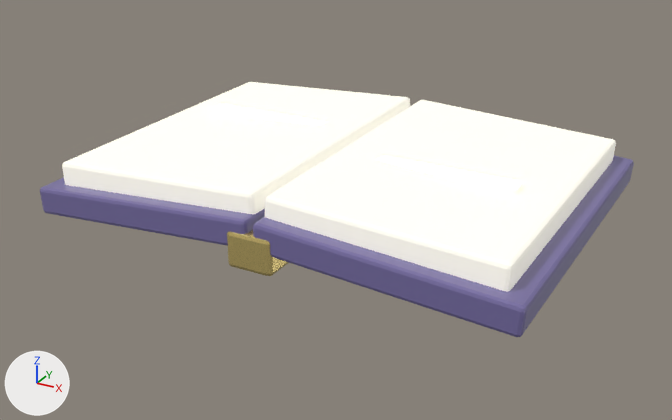
The glTF model assets/models/world5_library/luminous_tome.glb: old version first, new version second.
Camera for both pictures: a camera (50 mm lens) standing at (3.27, -6.14, 2.51) and looking at (-0.05, -0.1, -0.51). Every picture has the same lights, and +X, +Y and +Z are marked at lower left. The first picture is the older version. Vertices at exactly the same position are counted once.

The first picture shows 'CoverL', 'PagesL', 'RuneLineL', 'Spine'.
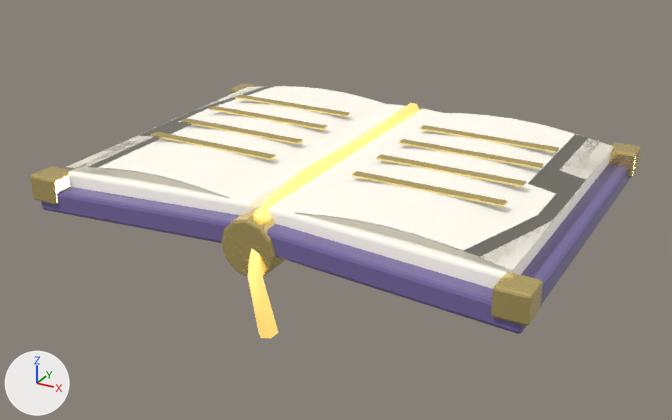
Where the change shows, as pixel boxes [x1, y1, x2, y2] in the pictures (672 x 420 px; the box of a moved part takes in the faces that stretch with it):
'PagesL', recoloured, reshaped, moved, turned: before [62, 82, 616, 291]; after [67, 86, 615, 289]
'CoverL', reshaped, turned: before [40, 156, 634, 337]; after [41, 164, 630, 334]
'CornerGuard_-1.86_-1.34', added: after [30, 83, 641, 326]
'SilkBookmarkRibbon', added: after [248, 103, 419, 338]
'RuneLineL', deleted: before [213, 103, 522, 191]
'Spine', deleted (yellow): before [227, 230, 289, 276]
part 2 of me_pagesl, moved or reshaped: before [62, 82, 410, 214]; after [68, 104, 405, 215]
part 3 of me_pagesl, moved or reshaped: before [265, 100, 616, 291]; after [268, 109, 611, 289]
part 4 of me_pagesl, added: after [67, 86, 387, 209]
part 5 of me_pagesl, added: after [295, 113, 615, 271]

The edits, one by one:
In material 'TomePages' (mat_tomepages), emission_color goes from (0.264, 0.258, 0.222) (grey #8c8b82) to (0.155, 0.148, 0.126) (dark grey #6e6b63).
Material 'TomeSilkRibbon' (mat_tomesilkribbon) is new.
Its base color is (0.98, 0.72, 0.22) (yellow #fddd81).
Its roughness is 0.32.
Its emission color is (0.799, 0.544, 0.136) (yellow #e7c367).
Its emission strength is 1.0.
me_coverl is used by ob_coverl; location (-0.98, 0.0, -0.26); rotation (0.0, -0.0698, 0.0), in degrees (0, -4, 0).
me_coverl had 112 vertices, 216 faces and spanned x -0.96..2.92, y -1.42..1.42, z -0.38..0.11.
me_coverl now has 112 vertices, 216 faces and spans x -0.96..2.92, y -1.43..1.43, z -0.32..0.09.
me_coverl part 1: the whole mesh is multiplied about the mesh origin by the matrix ((0.999, 0.0, -0.02), (0.0, 1.004, 0.0), (-0.004, 0.0, 0.818)).
me_pagesl is used by ob_pagesl; location (-0.92, 0.0, -0.1); rotation (0.0, -0.0524, 0.0), in degrees (0, -3, 0).
me_pagesl had 112 vertices, 216 faces and spanned x -0.88..2.72, y -1.3..1.3, z -0.3..0.12.
me_pagesl now has 345 vertices, 775 faces and spans x -1.8..1.8, y -1.29..1.29, z -0.26..0.03.
me_pagesl part 2: the loose piece of 56 vertices spanning x -0.88..0.88, y -1.3..1.3, z -0.12..0.12 is multiplied about its middle by the matrix ((0.979, 0.0, -0.034), (0.0, 0.994, 0.0), (0.051, 0.0, 0.64)), then moved by (-0.92, 0.0, -0.14).
me_pagesl part 3: the loose piece of 56 vertices spanning x 0.95..2.72, y -1.3..1.3, z -0.3..0.11 is multiplied about its middle by the matrix ((0.977, 0.0, -0.069), (0.0, 0.994, 0.0), (0.016, 0.0, 0.642)), then moved by (-0.92, 0.0, -0.04).
me_pagesl part 4: a new loose piece of 117 vertices spanning x -1.8..-0.04, y -1.26..1.26, z -0.08..0.03, in mat_tomepages (white #fdf8ed, glowing dark grey #6e6b63).
me_pagesl part 5: a new loose piece of 116 vertices spanning x 0.04..1.8, y -1.26..1.26, z -0.08..0.03, in mat_tomepages (white #fdf8ed, glowing dark grey #6e6b63).
Mesh me_silkbookmarkribbon is new.
It has 38 vertices, 72 faces and spans x -0.08..0.19, y -1.53..1.25, z -0.93..0.02.
It uses material mat_tomesilkribbon (yellow #fddd81, glowing yellow #e7c367).
Mesh me_cornerguard__1_86__1_34 is new.
It has 744 vertices, 1436 faces and spans x -0.12..3.84, y -0.12..2.8, z -0.29..0.25.
It uses material mat_tomegold (yellow #f8df90).
Object 'CoverL' (ob_coverl) turns from (0, -4, 0) to (0, -3.5, 0) degrees about x, y and z.
Object 'PagesL' (ob_pagesl) turns from (0, -3, 0) to (0, 0, 0) degrees about x, y and z.
Object 'PagesL' (ob_pagesl) moves from (-0.92, 0.0, -0.1) to (0.0, 0.0, 0.0).
Object 'RuneLineL' (ob_runelinel) is deleted.
Object 'Spine' (ob_spine) is deleted.
Object 'SilkBookmarkRibbon' (ob_silkbookmarkribbon) is new; it shows me_silkbookmarkribbon.
Its location is (0.0, 0.0, 0.0).
Object 'CornerGuard_-1.86_-1.34' (ob_cornerguard__1_86__1_34) is new; it shows me_cornerguard__1_86__1_34.
Its location is (-1.86, -1.34, -0.21).
